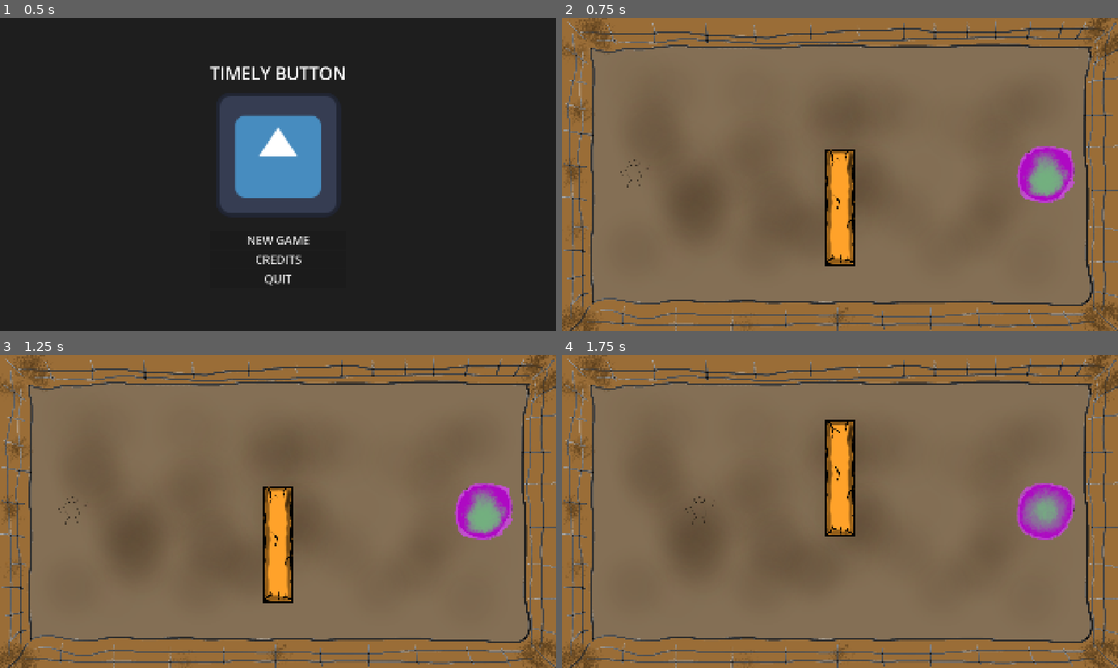
Above: before the commit, frames 1-4 (two rows, left to right).
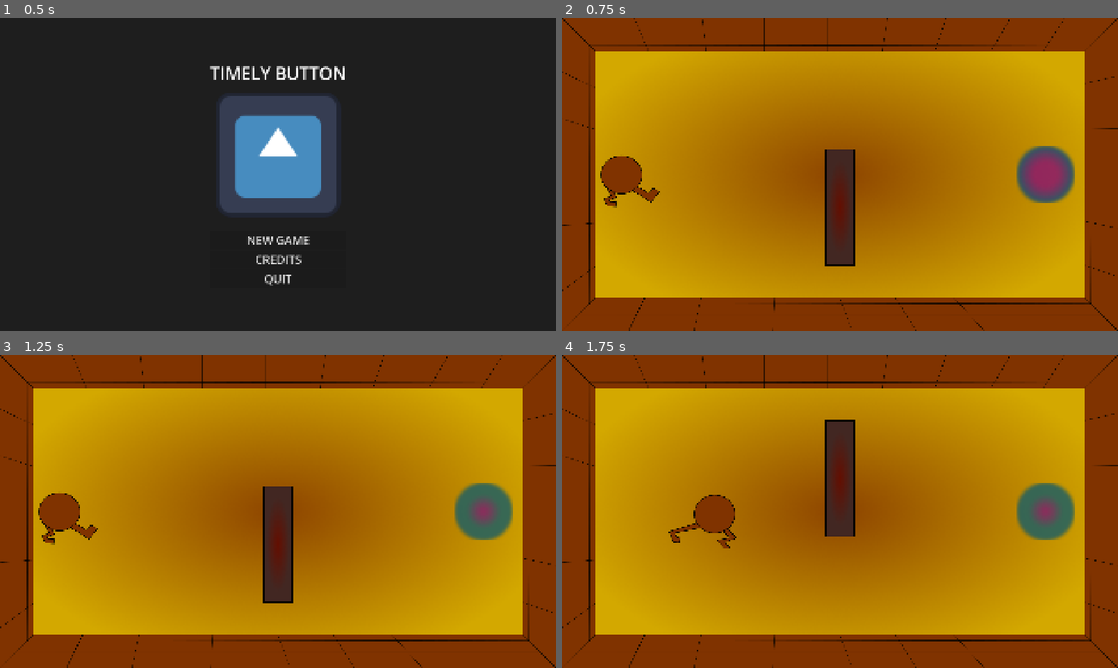
Above: after the commit, the same moments.

Repository: LucaFhorus/timely-cube-reloaded
Game: Godot game, scene res://scenes/menu.tscn
Same seed, same stepped clock (60 frames per second), same inputs: the game is played once before the commit and once after it. The engine's default icon, where the game draws it, is replaced by a stand-in: a white triangle on a blue panel in a dark square. Sound files missing from this copy of the repository are replaced by a short silence.
Inputs (mouse positions are in pixels of both pictures, inside the frame that each line leads up to):
- Up to frame 1 (0.5 s): no input
- Up to frame 2 (0.75 s): click "NEW GAME" at 0.5 s
- Up to frame 3 (1.25 s): no input
- Up to frame 4 (1.75 s): move the mouse to (962, 495) at 1.27 s; hold D (MOVE_RIGHT) from 1.28 s (still down); hold E (STOP_TIME) from 1.28 s (still down)

Frame 1 is identical in both runs. In frame 2, 100% of the frame differs, in the area x 0-100%, y 0-100%; in frame 3, 100%; in frame 4, 100%.

Commit message:
vector art update

Diff:
--- a/scenes/game.tscn
+++ b/scenes/game.tscn
@@ -2,7 +2,7 @@
 
 [ext_resource type="Script" uid="uid://bsf4fwo4y40n4" path="res://scripts/game.gd" id="1_lnu2h"]
 [ext_resource type="PackedScene" uid="uid://dhdapp6lw0qhw" path="res://scenes/player.tscn" id="1_uwrxv"]
-[ext_resource type="Texture2D" uid="uid://bcjjgh0xcd4vl" path="res://art/background_arena_small.png" id="2_dinhu"]
+[ext_resource type="Texture2D" uid="uid://boe2cs38lqe0x" path="res://art/vector/background_arena.png" id="2_dinhu"]
 [ext_resource type="PackedScene" uid="uid://dlgitg3axnrek" path="res://scenes/platform.tscn" id="2_yqjtg"]
 [ext_resource type="AudioStream" uid="uid://fy4xe3k0kt8x" path="res://audio/sfx/zaowlrd.mp3" id="4_lbhrr"]
 [ext_resource type="AudioStream" uid="uid://xegf661hdd1r" path="res://audio/sfx/star-platinum-za-warudo-star-platinum-the-world-time-resume_Vr8OMdD.mp3" id="5_iywne"]
--- a/scenes/platform.tscn
+++ b/scenes/platform.tscn
@@ -1,7 +1,7 @@
 [gd_scene format=3 uid="uid://dlgitg3axnrek"]
 
 [ext_resource type="Script" uid="uid://b2qlm527dv2d6" path="res://scripts/platform.gd" id="1_ba0x2"]
-[ext_resource type="Texture2D" uid="uid://lp2753foy1vm" path="res://art/platform_paint.png" id="2_nlgqw"]
+[ext_resource type="Texture2D" uid="uid://7luir847pcyx" path="res://art/vector/platform_vector.png" id="2_nlgqw"]
 
 [sub_resource type="RectangleShape2D" id="RectangleShape2D_v4t87"]
 size = Vector2(100, 400)
--- a/scenes/player.tscn
+++ b/scenes/player.tscn
@@ -2,7 +2,9 @@
 
 [ext_resource type="Script" uid="uid://j7jdln5m70wa" path="res://scripts/player.gd" id="1_3vyb7"]
 [ext_resource type="AudioStream" uid="uid://dtlyicpt4y72g" path="res://audio/sfx/lego-yoda-death-sound-effect.mp3" id="2_g2els"]
-[ext_resource type="Texture2D" uid="uid://b55wtcr1jjg8v" path="res://art/stickman_spritesheet_transparent.png" id="3_qhqgy"]
+[ext_resource type="Texture2D" uid="uid://cuh7kubyk77rp" path="res://art/vector/Player/Player_1.png" id="3_qlg0r"]
+[ext_resource type="Texture2D" uid="uid://chklw8xajye8y" path="res://art/vector/Player/Player_2.png" id="4_tuyoq"]
+[ext_resource type="Texture2D" uid="uid://bwgo2akbnc7o8" path="res://art/vector/Player/Player_3.png" id="5_fjrip"]
 
 [sub_resource type="RectangleShape2D" id="RectangleShape2D_u8vuu"]
 size = Vector2(100, 100)
@@ -10,36 +12,17 @@
 [sub_resource type="BoxMesh" id="BoxMesh_u8vuu"]
 size = Vector3(100, 100, 1)
 
-[sub_resource type="AtlasTexture" id="AtlasTexture_dqkch"]
-atlas = ExtResource("3_qhqgy")
-region = Rect2(0, 0, 128, 128)
-
-[sub_resource type="AtlasTexture" id="AtlasTexture_qlg0r"]
-atlas = ExtResource("3_qhqgy")
-region = Rect2(128, 0, 128, 128)
-
-[sub_resource type="AtlasTexture" id="AtlasTexture_tuyoq"]
-atlas = ExtResource("3_qhqgy")
-region = Rect2(0, 128, 128, 128)
-
-[sub_resource type="AtlasTexture" id="AtlasTexture_fjrip"]
-atlas = ExtResource("3_qhqgy")
-region = Rect2(128, 128, 128, 128)
-
 [sub_resource type="SpriteFrames" id="SpriteFrames_smehm"]
 animations = [{
 "frames": [{
 "duration": 1.0,
-"texture": SubResource("AtlasTexture_dqkch")
+"texture": ExtResource("3_qlg0r")
 }, {
 "duration": 1.0,
-"texture": SubResource("AtlasTexture_qlg0r")
+"texture": ExtResource("4_tuyoq")
 }, {
 "duration": 1.0,
-"texture": SubResource("AtlasTexture_tuyoq")
-}, {
-"duration": 1.0,
-"texture": SubResource("AtlasTexture_fjrip")
+"texture": ExtResource("5_fjrip")
 }],
 "loop": true,
 "name": &"walk",
@@ -80,4 +63,4 @@
 sprite_frames = SubResource("SpriteFrames_smehm")
 animation = &"walk"
 frame = 1
-frame_progress = 0.7309929
+frame_progress = 0.10486636
--- a/scenes/prize.tscn
+++ b/scenes/prize.tscn
@@ -1,7 +1,8 @@
 [gd_scene format=3 uid="uid://b61w1i0ygocav"]
 
-[ext_resource type="Texture2D" uid="uid://cdvfxsfhat12c" path="res://art/prize_paint.png" id="1_tcqfb"]
-[ext_resource type="Texture2D" uid="uid://b4tagnk4jyjrx" path="res://art/prize_paint_2.png" id="2_aqsxr"]
+[ext_resource type="Texture2D" uid="uid://oihlv6lash36" path="res://art/vector/prize/prize_vector_1.png" id="1_aqsxr"]
+[ext_resource type="Texture2D" uid="uid://b38wgybqx1exv" path="res://art/vector/prize/prize_vector_2.png" id="2_8lf8u"]
+[ext_resource type="Texture2D" uid="uid://fix276r8vmlv" path="res://art/vector/prize/prize_vector_3.png" id="3_1qmlp"]
 
 [sub_resource type="CircleShape2D" id="CircleShape2D_xw4nr"]
 radius = 100.0
@@ -10,10 +11,13 @@
 animations = [{
 "frames": [{
 "duration": 1.0,
-"texture": ExtResource("1_tcqfb")
+"texture": ExtResource("1_aqsxr")
 }, {
 "duration": 1.0,
-"texture": ExtResource("2_aqsxr")
+"texture": ExtResource("2_8lf8u")
+}, {
+"duration": 1.0,
+"texture": ExtResource("3_1qmlp")
 }],
 "loop": true,
 "name": &"default",
@@ -45,4 +49,5 @@
 [node name="AnimatedSprite2D" type="AnimatedSprite2D" parent="." unique_id=202172913]
 sprite_frames = SubResource("SpriteFrames_8lf8u")
 autoplay = "default"
-frame_progress = 0.60870796
+frame = 2
+frame_progress = 0.5540431
Binary file added: art/vector/Player/Player_1.png
Not shown, added: art/vector/Player/Player_1.png.import
Binary file added: art/vector/Player/Player_2.png
Not shown, added: art/vector/Player/Player_2.png.import
Binary file added: art/vector/Player/Player_3.png
Not shown, added: art/vector/Player/Player_3.png.import
Binary file added: art/vector/background_arena.png
Not shown, added: art/vector/background_arena.png.import
Binary file added: art/vector/platform_vector.png
Not shown, added: art/vector/platform_vector.png.import
Binary file added: art/vector/prize/prize_vector_1.png
Not shown, added: art/vector/prize/prize_vector_1.png.import
(and 4 more such lines)
